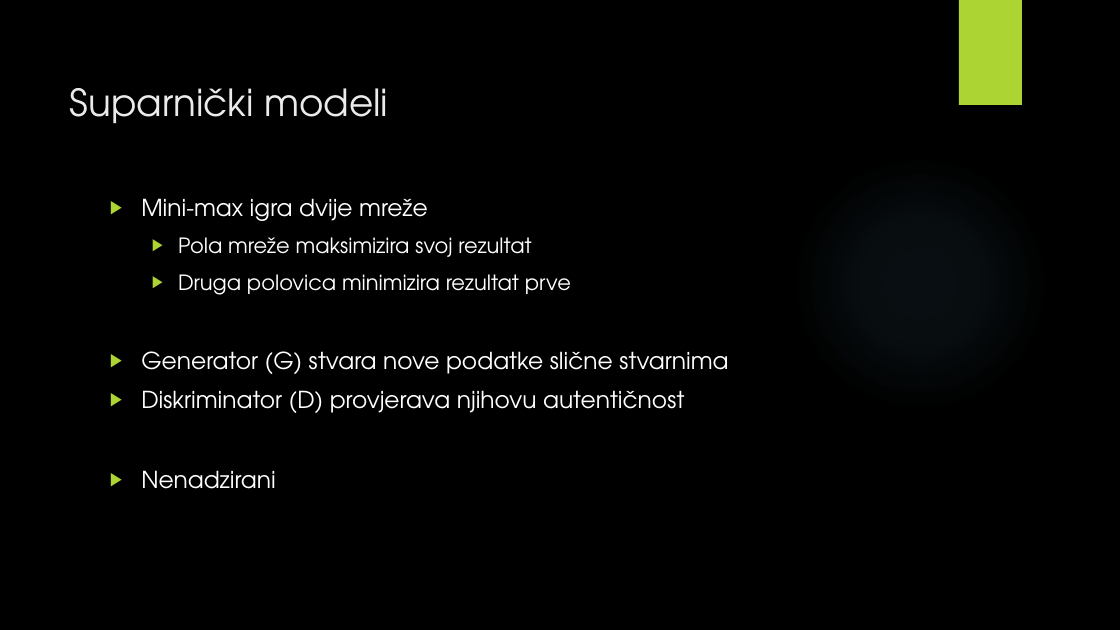
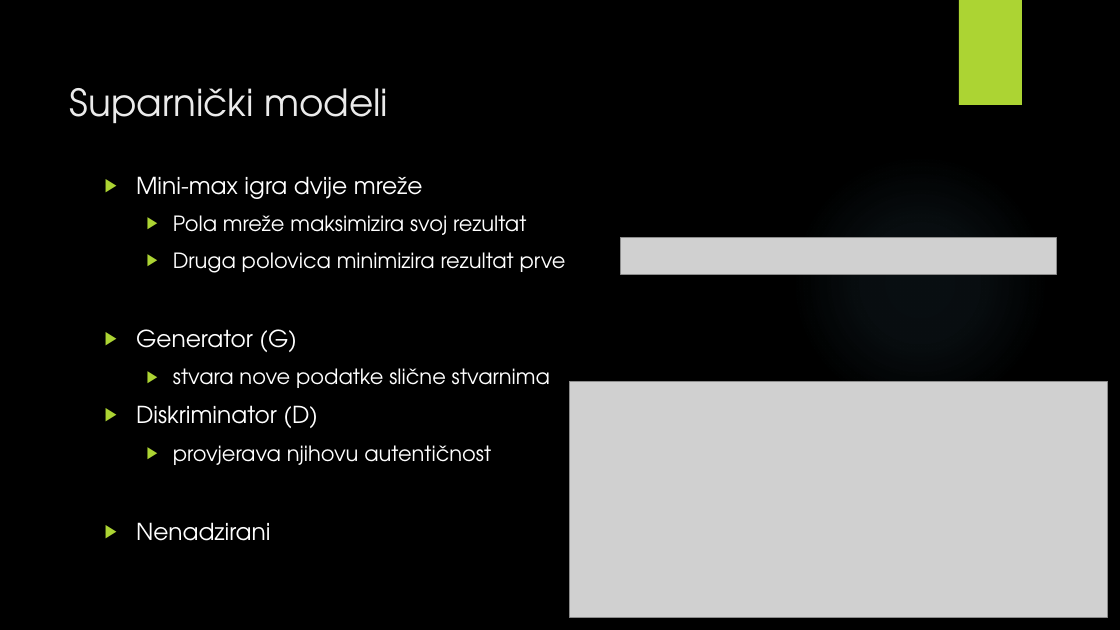
Before and after one commit to v-silverfin/fer-graduate-seminar, a slide deck: slide 4 of kvukic-seminar-presentation-2018.pptx. Drawn at 1120x630 pixels with LibreOffice and Linux fonts; fonts in the diff are those of the drawing; grey boxes stand for pictures; background and template pictures are left out. Boxes give left, top, right and bottom in pixels: in the first picture for what was removed or moved away, otherwise in the second. Text is boxed around its words. In the diff, an @@ line names an element or a change of style, - is before the commit and + after.

```diff
--- a/kvukic-seminar-presentation-2018.pptx
+++ b/kvukic-seminar-presentation-2018.pptx
@@ text "Mini-max igra dvije mreže" moved from (x1=141, y1=198, x2=728, y2=489) to (x1=136, y1=176, x2=566, y2=541) @@
@@ picture added at (x1=621, y1=238, x2=1057, y2=274) @@
@@ text at (x1=136, y1=329, x2=550, y2=465): text changed; size 20 to 18 pt @@
-▶ Generator (G) stvara nove podatke slične stvarnima
-▶ Diskriminator (D) provjerava njihovu autentičnost
+▶ Generator (G)
+  ▶ stvara nove podatke slične stvarnima
+▶ Diskriminator (D)
+  ▶ provjerava njihovu autentičnost
@@ picture added at (x1=570, y1=381, x2=1108, y2=618) @@
```
Also in this commit, not shown: 11 other slides changed, 2 slides added, 1 slide removed.
